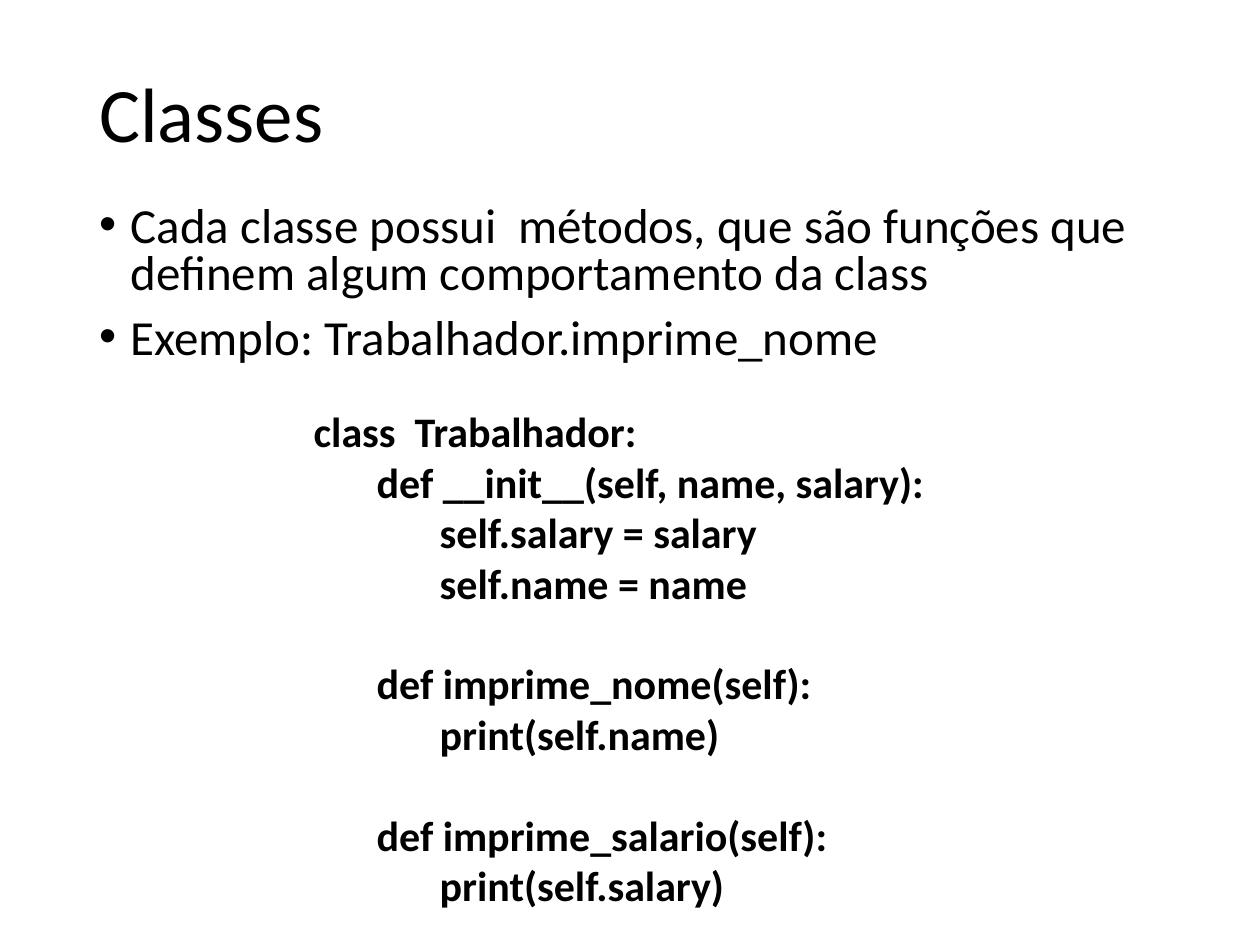
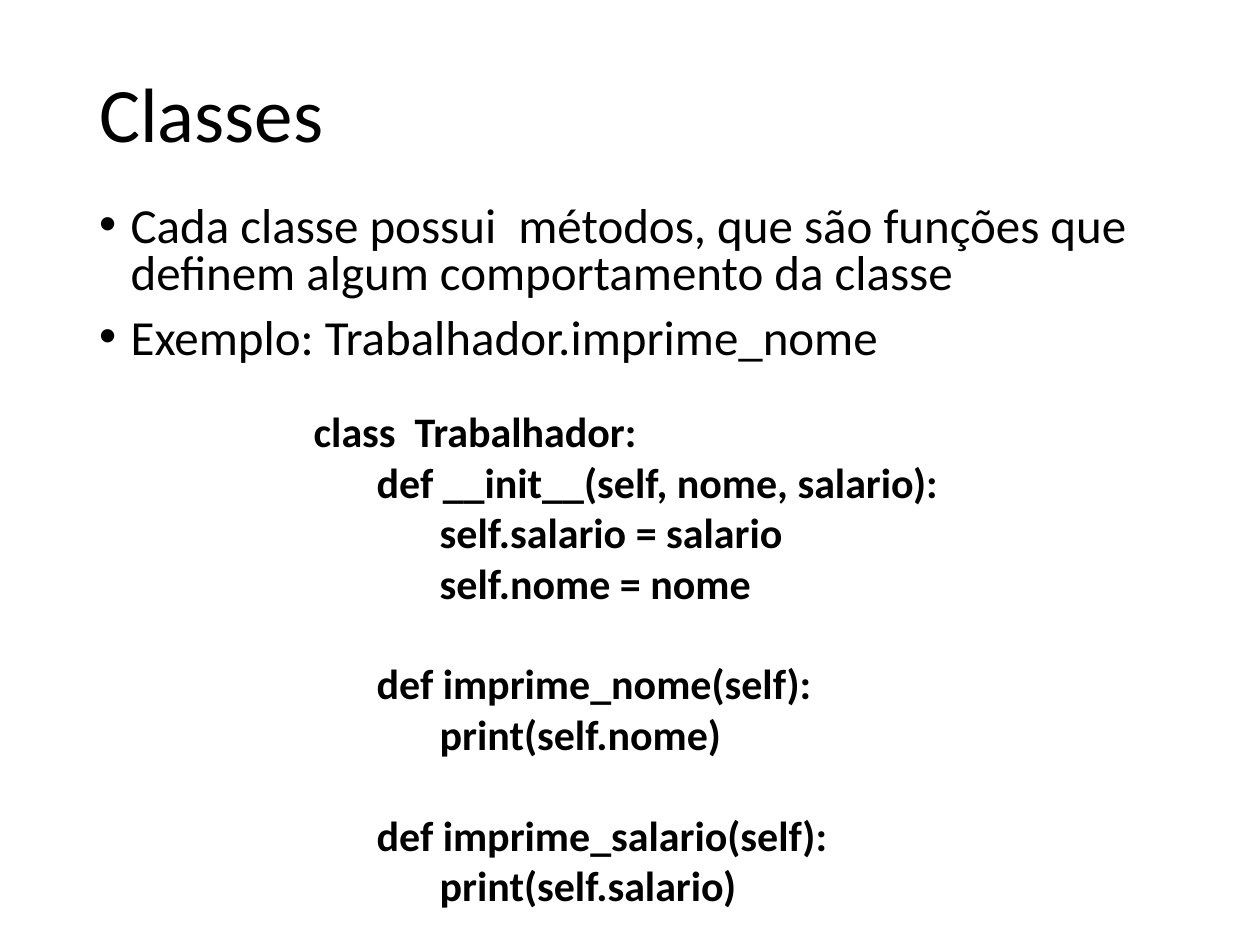
Before and after one commit to fernandoFernandeSantos/minicurso_python_2019, a slide deck: slide 84 of aula.pptx. Drawn at 1260x945 pixels with LibreOffice and Linux fonts; fonts in the diff are those of the drawing. Boxes give left, top, right and bottom in pixels: in the first picture for what was removed or moved away, otherwise in the second. Text is boxed around its words. In the diff, an @@ line names an element or a change of style, - is before the commit and + after.

```diff
--- a/aula.pptx
+++ b/aula.pptx
@@ text at box(131, 209, 1126, 299): text changed @@
-• Cada classe possui métodos, que são funções que definem algum comportamento da class
+• Cada classe possui métodos, que são funções que definem algum comportamento da classe
@@ text at box(377, 467, 938, 600): text changed @@
-def __init__(self, name, salary):
-self.salary = salary
-self.name = name
+def __init__(self, nome, salario):
+self.salario = salario
+self.nome = nome
@@ text at box(377, 719, 827, 908): text changed @@
-print(self.name)
-def imprime_salario(self):
-print(self.salary)
+print(self.nome)
+def imprime_salario(self):
+print(self.salario)
```
Also in this commit, not shown: 14 other slides changed, 11 slides added, 2 slides removed, 1 other file.
